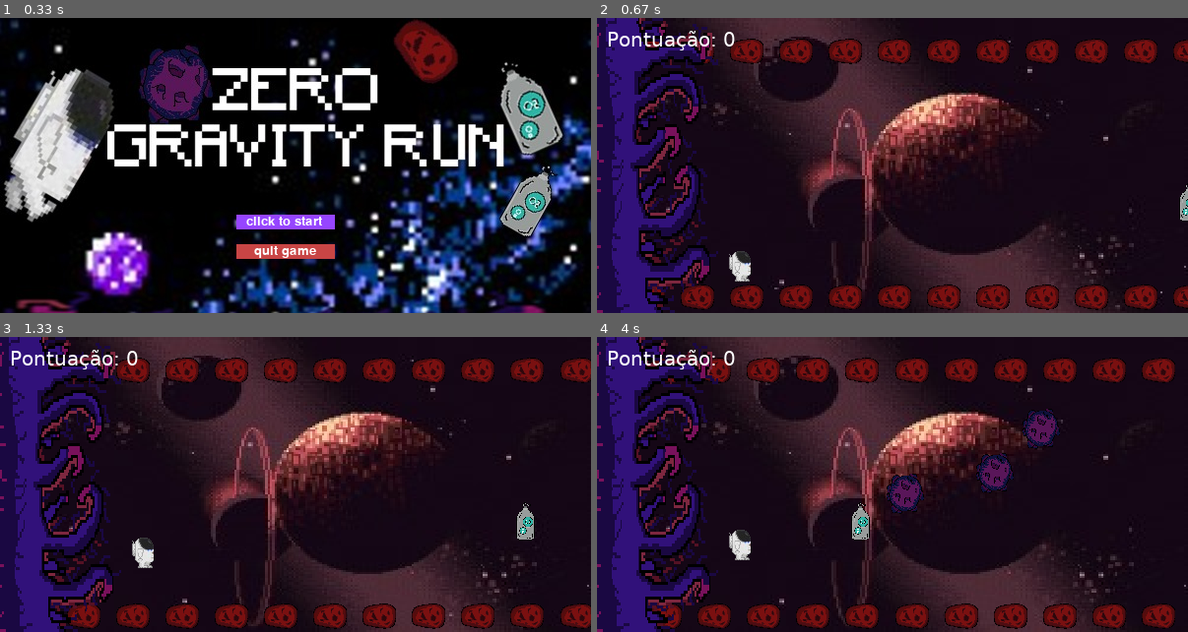
Above: before the commit, frames 1-4 (two rows, left to right).
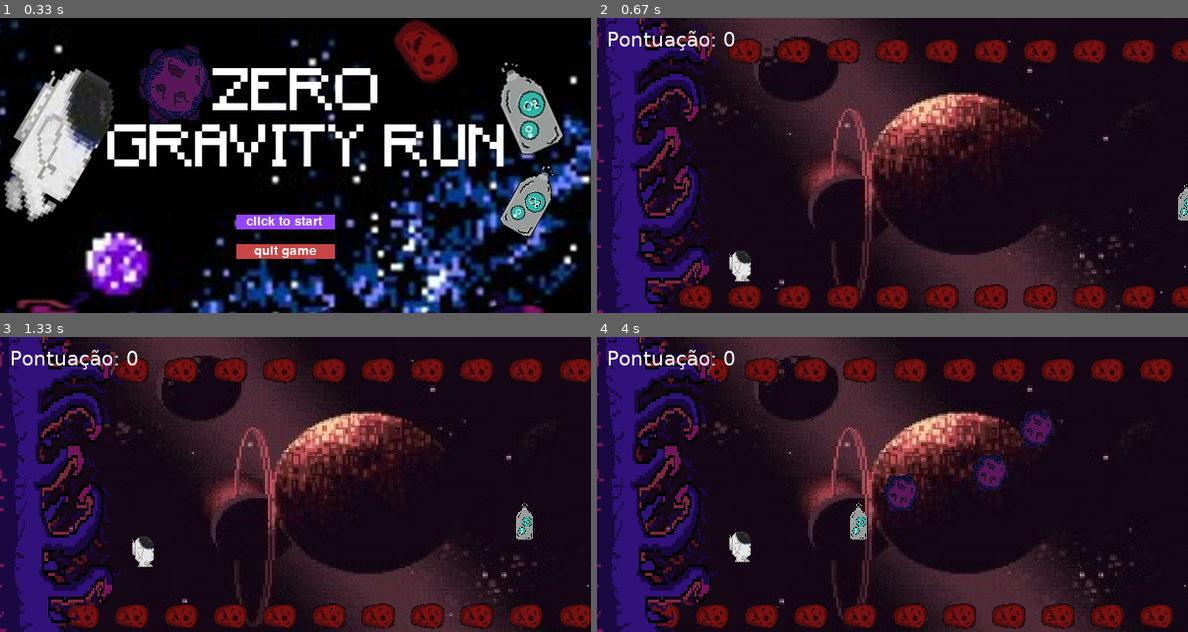
Above: after the commit, the same moments.

Repository: matt-ruggero/Pygame
Game: pygame game, started from jogo.py
Same seed, same stepped clock (60 frames per second), same inputs: the game is played once before the commit and once after it.
Inputs (mouse positions are in pixels of both pictures, inside the frame that each line leads up to):
- Up to frame 1 (0.33 s): no input
- Up to frame 2 (0.67 s): click "click to start" at 0.38 s
- Up to frame 3 (1.33 s): hold Up 0.67-1.13 s; move the mouse to (271, 496) at 0.7 s; hold Down from 1.17 s (still down)
- Up to frame 4 (4 s): release Down at 1.47 s; hold Up 1.5-1.87 s; hold Down 1.9-2.27 s; hold Up 2.3-2.6 s; hold Down 2.63-2.93 s; hold Up 2.97-3.33 s; hold Down 3.37-3.73 s; hold Up from 3.77 s (still down)

Frame 1 is identical in both runs. In frame 2, 4.5% of the frame differs, in the area x 8-100%, y 7-99%; in frame 3, 3.2%; in frame 4, 6.2%, in the area x 8-98%, y 7-99%.

Commit message:
Bug do crash arrumado

Diff:
--- a/jogo.py
+++ b/jogo.py
@@ -18,17 +18,12 @@
 click = False
 
 def main_menu():
-    while True:
+    x = True
+    while x:
         mx, my = pygame.mouse.get_pos()
 
         button_1 = pygame.Rect(240, 200, 100, 15)
         button_2 = pygame.Rect(240, 230, 100, 15)
-        if button_1.collidepoint((mx, my)):
-            if click:
-                game()
-        if button_2.collidepoint((mx, my)):
-            if click:
-                pygame.quit()
         menu_img = pygame.image.load('imagens/menu.jpeg').convert()
         window.blit(menu_img, [0, 0])
         menu = pygame.transform.scale(menu_img, (WIDTH, HEIGHT))
@@ -36,7 +31,8 @@
         pygame.draw.rect(window, (200, 69, 69,), button_2)
         draw_text('click to start', font, (255, 255, 255), window, 250, 200)
         draw_text('quit game',font,(255,255,255),window,258,230)
-        click = False
+        pygame.display.update()
+
         for event in pygame.event.get():
             if event.type == QUIT:
                 pygame.quit()
@@ -45,7 +41,17 @@
                 if event.button == 1:
                     click = True
 
-        pygame.display.update()
+        if button_1.collidepoint((mx, my)):
+            if click:
+                game()
+                x = False
+        if button_2.collidepoint((mx, my)):
+            if click:
+                pygame.quit()
+                sys.exit()
+                x = False
+        click = False
+
         mainClock.tick(60)
 
 def game():
@@ -156,7 +162,6 @@
             pygame.display.update()
 
         pygame.quit()
-
-        pygame.display.update()
         mainClock.tick(60)
+        running = False
 main_menu()
